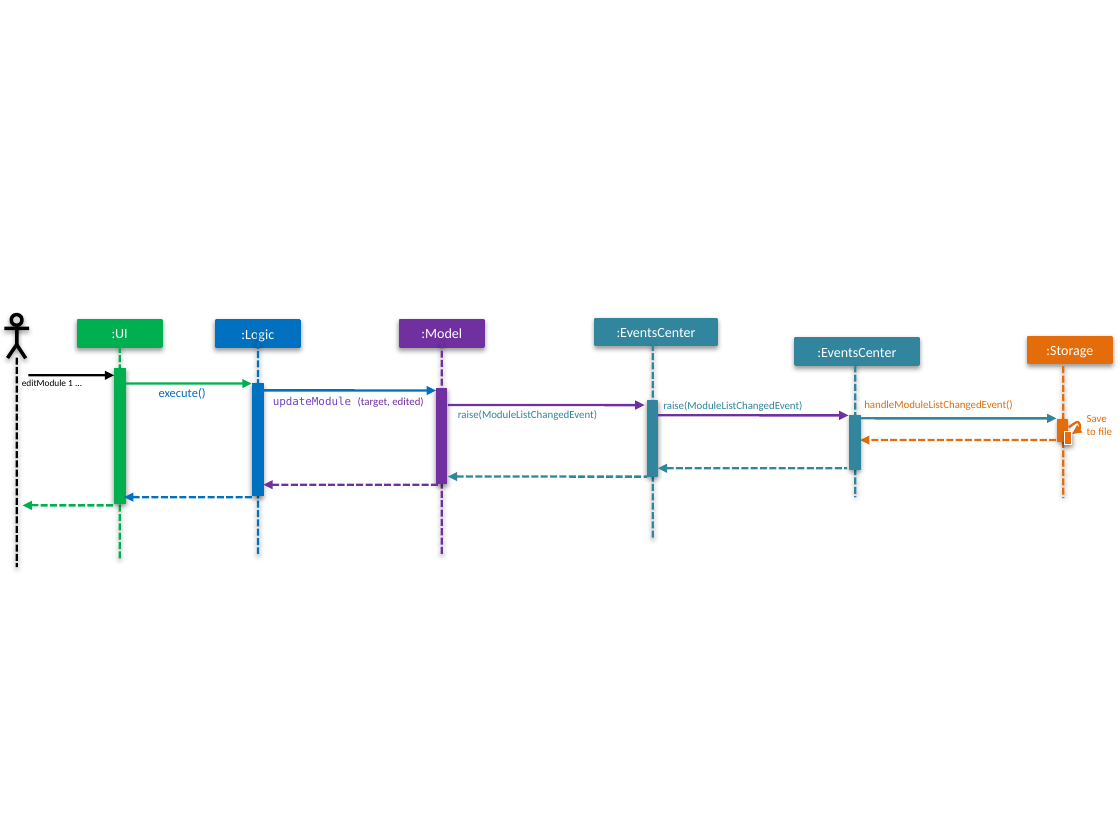
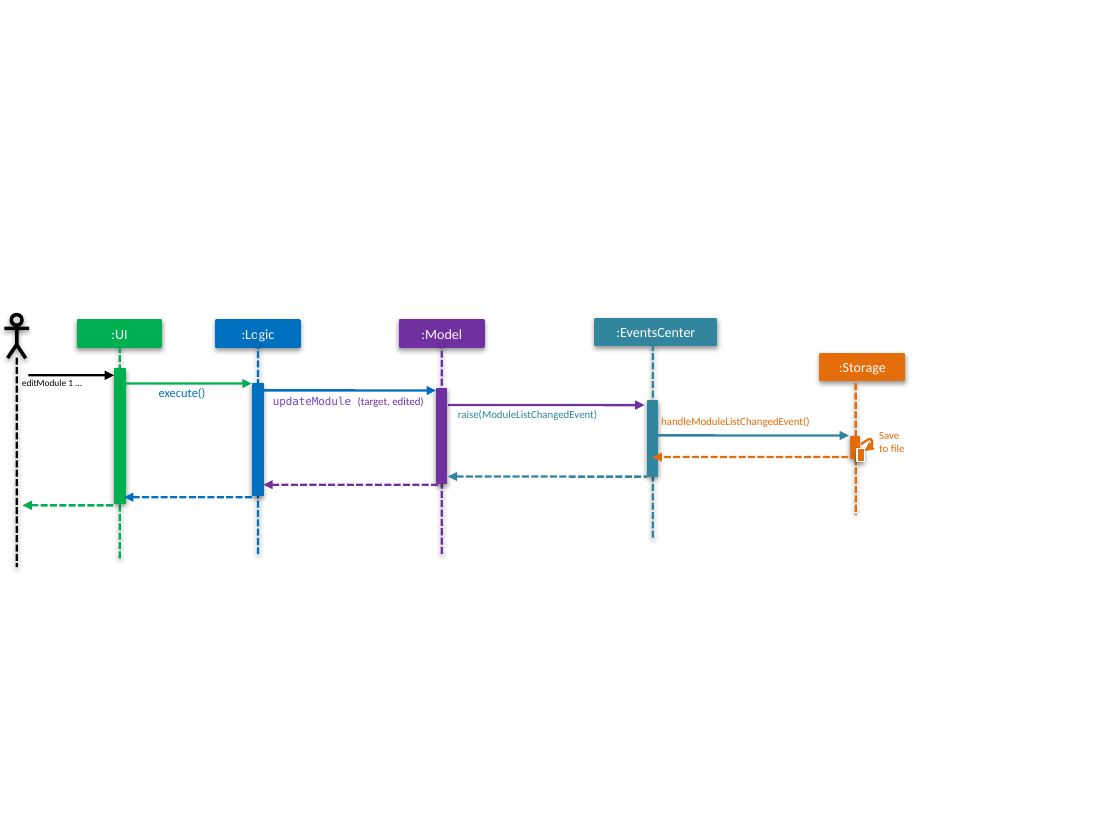
Before and after one commit to deming16/main, a slide deck: slide 8 of docs/diagrams/ModuleDatabaseManagementDiagrams.pptx. Drawn at 1120x840 pixels with LibreOffice and Linux fonts; fonts in the diff are those of the drawing. Boxes give left, top, right and bottom in pixels: in the first picture for what was removed or moved away, otherwise in the second. Text is boxed around its words. In the diff, an @@ line names an element or a change of style, - is before the commit and + after.

Commit message:
Remove duplicate EventCenter in diagrams and update project portfolio

```diff
--- a/docs/diagrams/ModuleDatabaseManagementDiagrams.pptx
+++ b/docs/diagrams/ModuleDatabaseManagementDiagrams.pptx
@@ rectangle removed at (x1=795, y1=338, x2=918, y2=365) @@
-:EventsCenter
@@ line moved from (856, 365) - (856, 497) to (856, 383) - (856, 515) @@
@@ line (856, 383) - (856, 515): stroke #31859C 1.5 pt to #E46C0A 1.5 pt @@
@@ line removed from (1063, 366) to (1063, 498) @@
@@ text removed at (x1=663, y1=401, x2=802, y2=411) @@
-raise(ModuleListChangedEvent)
@@ rectangle removed at (x1=850, y1=416, x2=861, y2=469) @@
@@ freeform shape removed at (x1=860, y1=419, x2=1056, y2=419) @@
@@ freeform shape resized from (x1=657, y1=468, x2=847, y2=468) to (x1=653, y1=436, x2=849, y2=436) @@
@@ rectangle moved from (x1=1057, y1=419, x2=1066, y2=440) to (x1=850, y1=437, x2=859, y2=458) @@
@@ rectangle moved from (x1=1065, y1=431, x2=1073, y2=444) to (x1=857, y1=448, x2=864, y2=460) @@
@@ 2 texts, 1 rectangle, 1 freeform shape moved together from (x1=864, y1=337, x2=1112, y2=435) to (x1=661, y1=354, x2=905, y2=452) @@
@@ freeform shape removed at (x1=860, y1=440, x2=1056, y2=440) @@
@@ freeform shape resized from (x1=659, y1=416, x2=849, y2=416) to (x1=653, y1=457, x2=849, y2=457) @@
@@ freeform shape at (x1=653, y1=457, x2=849, y2=457): outline #7030A0 1.5 pt to #E46C0A 1.5 pt @@
```
Also in this commit, not shown: 2 other slides changed, 4 other files.
